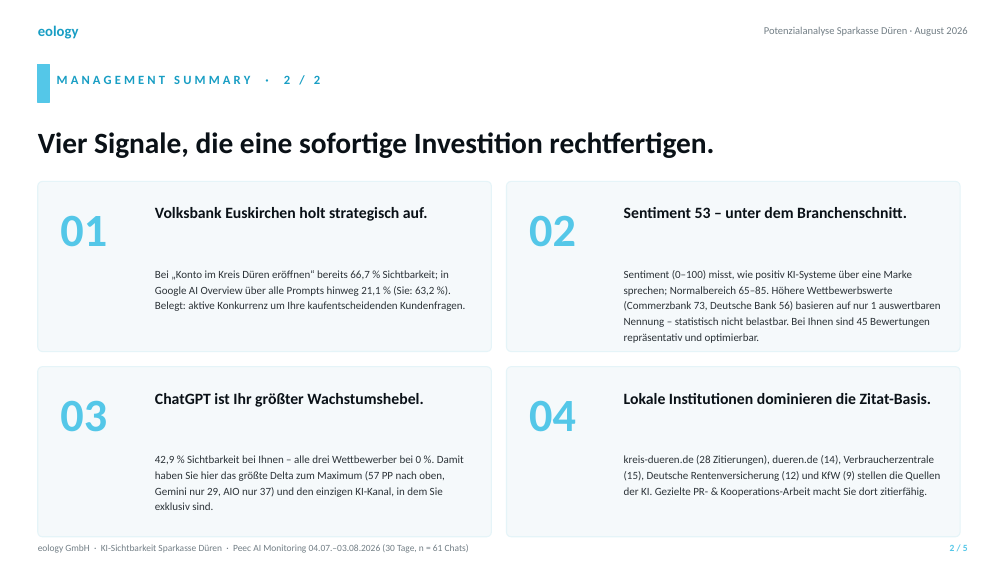
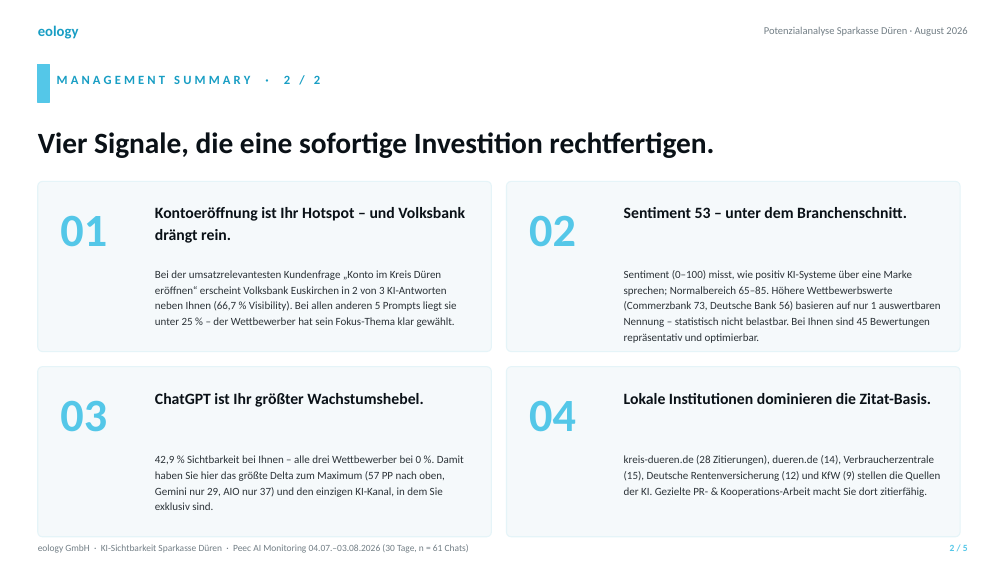
Before and after one commit to dariog-code/claude-recherche, a slide deck: slide 2 of kunden/sparkasse-dueren/decks/sparkasse_dueren_pitch.pptx. Drawn at 1008x567 pixels with LibreOffice and Linux fonts; fonts in the diff are those of the drawing. Boxes give left, top, right and bottom in pixels: in the first picture for what was removed or moved away, otherwise in the second. Text is boxed around its words. In the diff, an @@ line names an element or a change of style, - is before the commit and + after.

```diff
--- a/kunden/sparkasse-dueren/decks/sparkasse_dueren_pitch.pptx
+++ b/kunden/sparkasse-dueren/decks/sparkasse_dueren_pitch.pptx
@@ text at (155,207,465,243): text changed @@
-Volksbank Euskirchen holt strategisch auf.
+Kontoeröffnung ist Ihr Hotspot – und Volksbank drängt rein.
@@ text at (155,270,456,327): text changed @@
-Bei „Konto im Kreis Düren eröffnen“ bereits 66,7 % Sichtbarkeit; in Google AI Overview über alle Prompts hinweg 21,1 % (Sie: 63,2 %). Belegt: aktive Konkurrenz um Ihre kaufentscheidenden Kundenfragen.
+Bei der umsatzrelevantesten Kundenfrage „Konto im Kreis Düren eröffnen“ erscheint Volksbank Euskirchen in 2 von 3 KI-Antworten neben Ihnen (66,7 % Visibility). Bei allen anderen 5 Prompts liegt sie unter 25 % – der Wettbewerber hat sein Fokus-Thema klar gewählt.
```
Also in this commit, not shown: 1 other slide changed.
